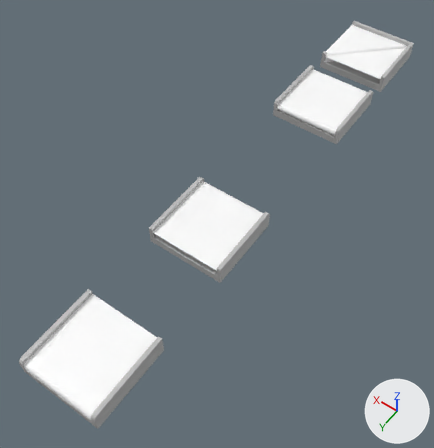
What one commit did to the FBX model Assets/Art/Buildings/Belts/MS_Build_Belt_02.fbx.
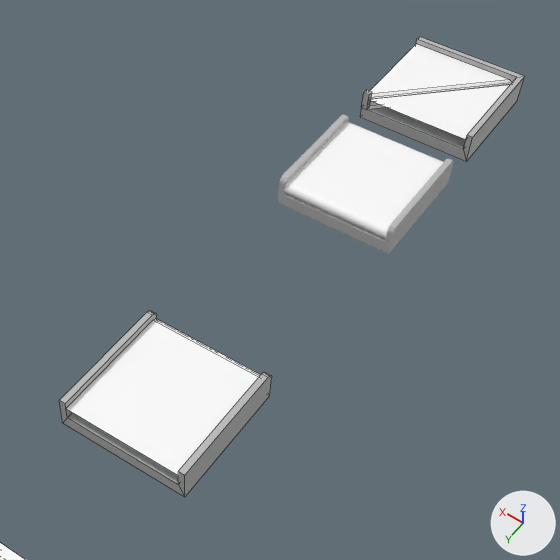
There are two pictures of each version: one whole from a camera (50 mm lens) standing at (-3.07, 5.96, 5.69) and looking at (-0.37, 2.18, -0.25), one close up on the part from 27% to 100% of the width and 0% to 71% of the height. Lighting does not change. The marker at lower right points along +X, +Y and +Z. The close-ups show mesh edges as thin lines. Where no turn or scale is listed for an object, it has been applied to the vertices.

The older version as bpy lines, for what is in view:
```python
me_mesh = bpy.data.meshes.new('Mesh')
me_mesh.from_pydata(...)  # 60 vertices, 35 faces; spans x -0.5..0.5, y -0.5..0.5, z 0.0..0.25
# faces by material slot: [9, 26]
me_mesh.materials.append(mat_lambert2)  # its picture is missing
me_mesh.materials.append(mat_lambert1)  # grey #bcbcbc
me_mesh_001 = bpy.data.meshes.new('Mesh.001')
me_mesh_001.from_pydata(...)  # 40 vertices, 25 faces; spans x -0.5..0.5, y -0.5..0.5, z 0.0..0.25
# faces by material slot: [5, 20]
me_mesh_001.materials.append(mat_lambert2)  # its picture is missing
me_mesh_001.materials.append(mat_lambert1)  # grey #bcbcbc
me_mesh_003 = bpy.data.meshes.new('Mesh.003')
me_mesh_003.from_pydata(...)  # 42 vertices, 28 faces; spans x -0.5..0.5, y -0.5..0.5, z 0.0..0.25
# faces by material slot: [18, 10]
me_mesh_003.materials.append(mat_lambert1)  # grey #bcbcbc
me_mesh_003.materials.append(mat_lambert2)  # its picture is missing
ob_belt_02_alone = bpy.data.objects.new('Belt_02_Alone', me_mesh)
ob_belt_02_alone.location = (-0.5, -0.181, 0.0)
ob_belt_02_corner = bpy.data.objects.new('Belt_02_Corner', me_mesh_003)
ob_belt_02_corner.location = (-0.501, -1.501, 0.0)
ob_belt_02_side1 = bpy.data.objects.new('Belt_02_Side1', me_mesh_001)
ob_belt_02_side1.location = (-0.5, 2.5, 0.0)
```
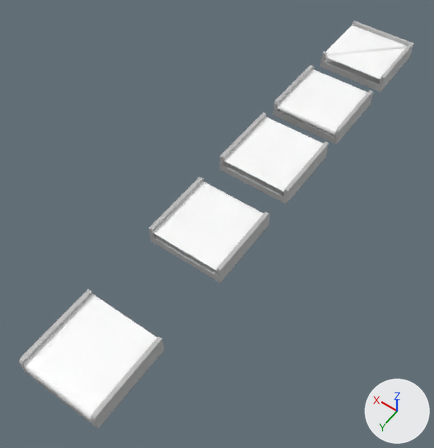
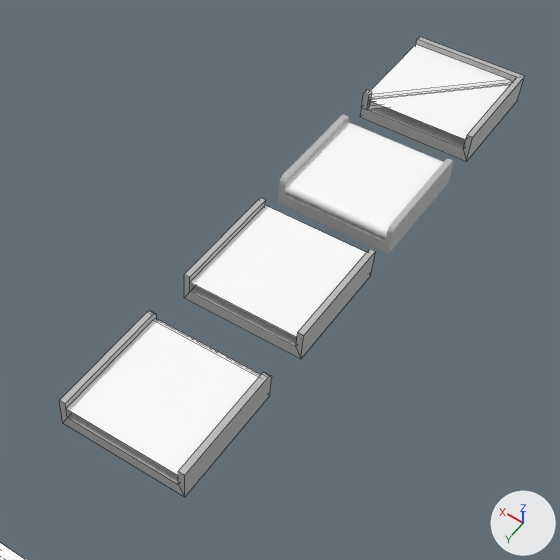
Boxes (x1, y1, x2, y2) around the edits, measured in the close-ups (560 x 560 px):
'Belt_02_Middle', added: after (184, 198, 375, 359)
    faces in mat_lambert2 (its picture is missing): (190, 205, 366, 337)
    faces in mat_lambert1 (grey #bcbcbc): (184, 198, 375, 359)

Edits to the bpy script that builds the scene:
```text
Add me_mesh_004:
    me_mesh_004.from_pydata([(-0.45, -0.5, 0.2), (0.45, -0.5, 0.2), (-0.45, 0.5, 0.2), (0.45, 0.5, 0.2), (-0.5, -0.5, 0.0), (0.5, -0.5, 0.0), (-0.45, -0.5, 0.1), (0.45, -0.5, 0.1), (-0.45, 0.5, 0.1), (0.45, 0.5, 0.1), (-0.5, 0.5, 0.0), (0.5, 0.5, 0.0), (0.45, -0.5, 0.25), (0.5, -0.5, 0.25), (0.45, 0.5, 0.25), (0.5, 0.5, 0.25), (-0.45, 0.5, 0.25), (-0.5, 0.5, 0.25), (-0.45, -0.5, 0.25), (-0.5, -0.5, 0.25)], [], [(4, 5, 7, 6), (6, 7, 9, 8), (8, 9, 11, 10), (10, 11, 5, 4), (15, 14, 12, 13), (7, 5, 13, 12), (11, 9, 14, 15), (19, 18, 16, 17), (8, 10, 17, 16), (4, 6, 18, 19), (14, 9, 7, 12), (15, 13, 5, 11), (18, 6, 8, 16), (19, 17, 10, 4), (0, 1, 3, 2)])
    for i in [14]: me_mesh_004.polygons[i].material_index = 1
    me_mesh_004.materials.append(mat_lambert1)  # grey #bcbcbc
    me_mesh_004.materials.append(mat_lambert2)  # its picture is missing
Add ob_belt_02_middle:
    ob_belt_02_middle = bpy.data.objects.new('Belt_02_Middle', me_mesh_004)
    ob_belt_02_middle.location = (-0.5, 1.1, 0.0)
```
